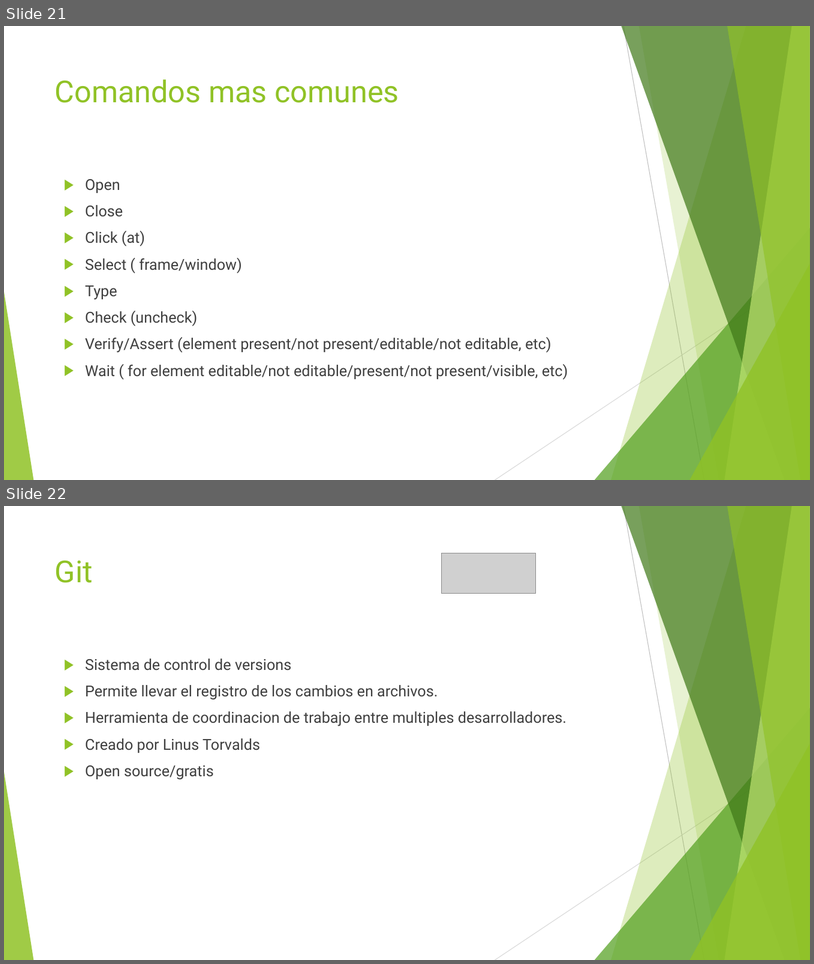
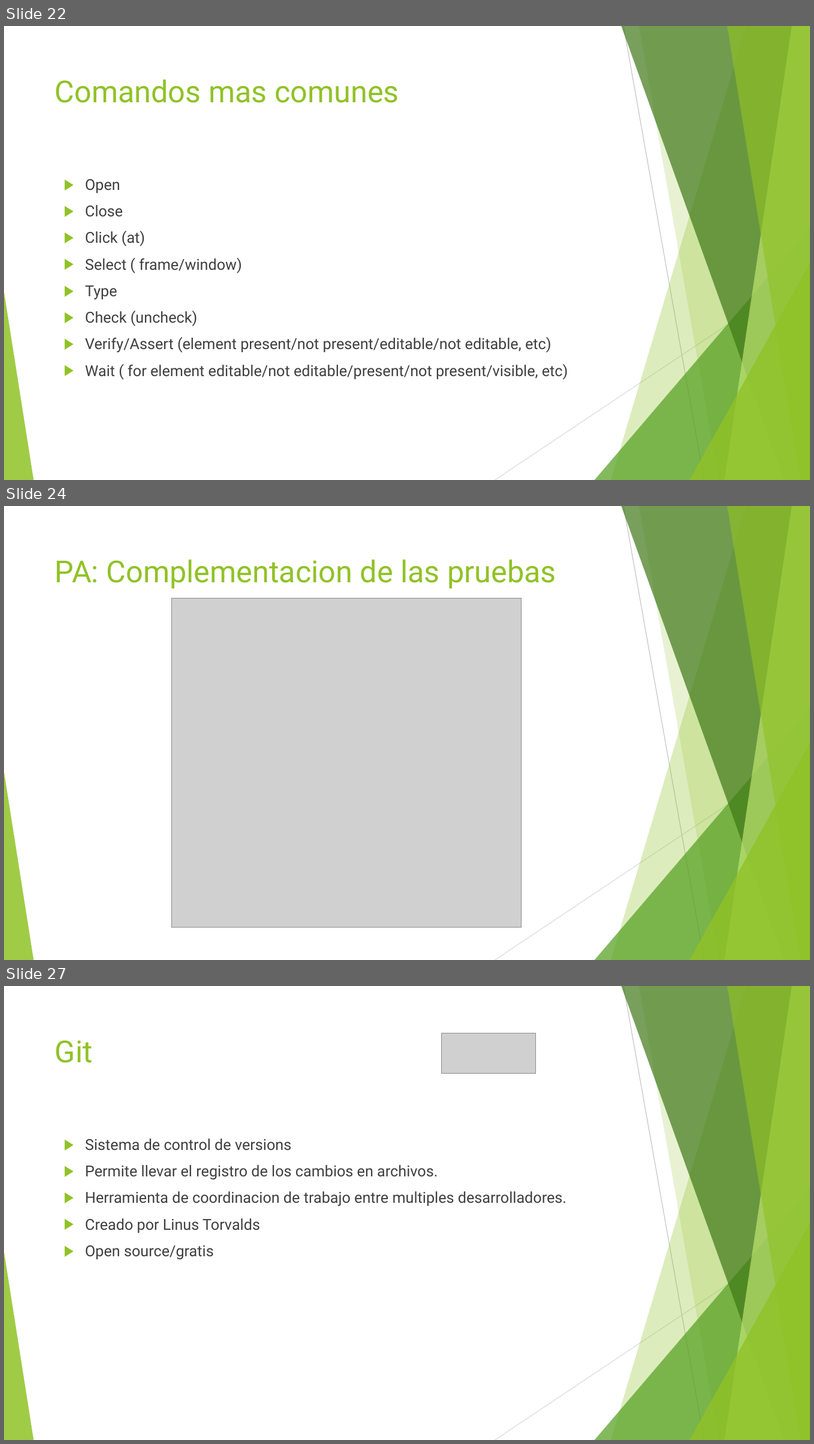
Before and after one commit to jomarnavarro/intro_automation, a slide deck: presentaciones/Selenium, session 1.pptx. Shown one above the other, each under a label of ours: slides 21 and 22 before the commit, slides 22, 24 and 27 after it; the slides between them are not shown. The pictures are 814x964 and 814x1444 pixels, drawn with LibreOffice and Linux fonts; fonts in the diff are those of the drawing; grey boxes stand for pictures. Boxes give left, top, right and bottom in pixels: in the first picture for what was removed or moved away, otherwise in the second. Text is boxed around its words. In the diff, an @@ line names an element or a change of style, - is before the commit and + after.

```diff
--- a/presentaciones/Selenium, session 1.pptx
+++ b/presentaciones/Selenium, session 1.pptx
@@ slide 24 added at [4,506,810,960], background #FFFFFF; not listed: 10 template elements that a slide beside it also shows @@
@@ title added at [55,559,556,589], 36 pt, text #90C226 @@
+PA: Complementacion de las pruebas
@@ picture added at [172,598,522,927] @@
@@ what was slide 21 is now slide 22 @@
@@ what was slide 22 is now slide 27 @@
```
Also in this commit, not shown: 5 slides changed, 4 other slides added, 1 other file.
